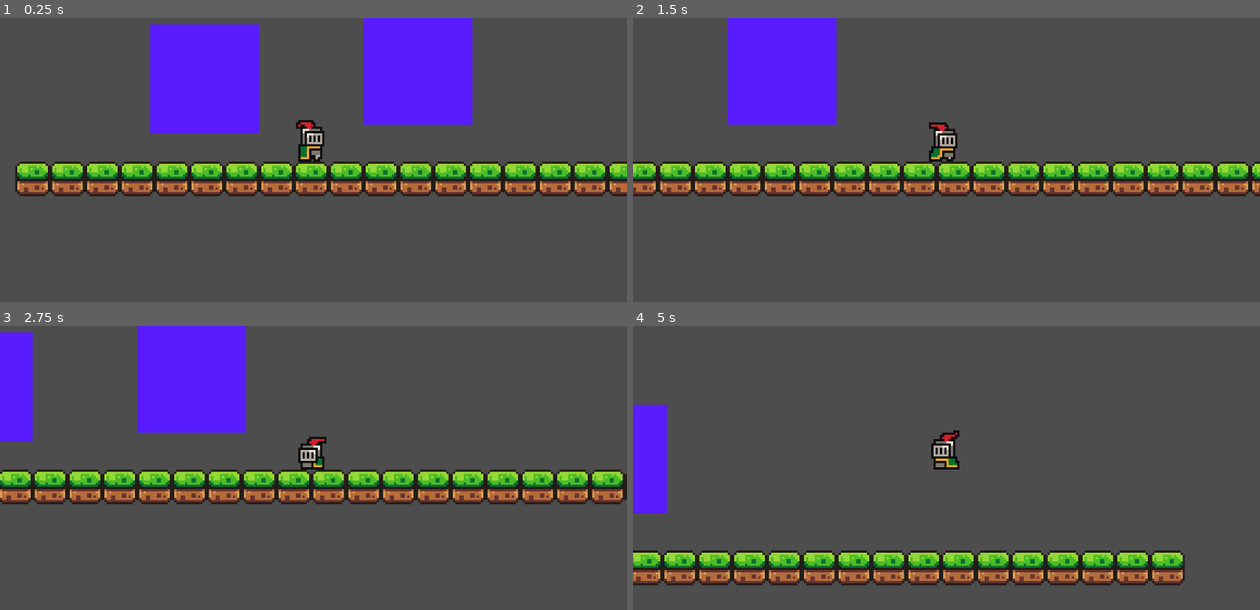
Above: before the commit, frames 1-4 (two rows, left to right).
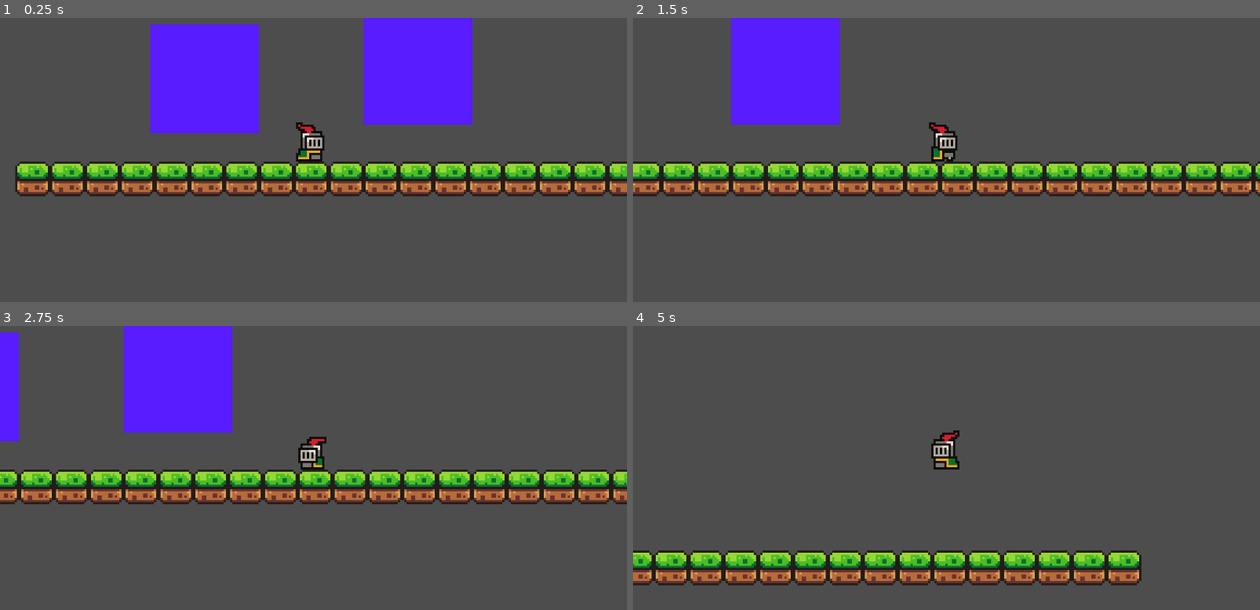
Above: after the commit, the same moments.

Repository: BastianLorsch/emu_game
Game: Godot game, scene res://scenes/game.tscn
Same seed, same stepped clock (60 frames per second), same inputs: the game is played once before the commit and once after it.
Inputs:
- Up to frame 1 (0.25 s): no input
- Up to frame 2 (1.5 s): hold Down (crouch) 0.53-1.28 s; hold D (move_right) from 0.53 s (still down); tap Space (jump) at 0.77, 1.07 s; tap E (roll, bound only after the commit) at 0.8, 1.35 s
- Up to frame 3 (2.75 s): tap Space (jump) at 1.52, 1.55, 1.82, 2.1 s; release D (move_right) at 2.03 s; hold A (move_left) from 2.03 s (still down); hold Down (crouch) from 2.03 s (still down)
- Up to frame 4 (5 s): release A (move_left) at 2.78 s; release Down (crouch) at 2.78 s; hold D (move_right) 2.78-4.28 s; tap Down (crouch) at 2.85, 4.35 s; tap Space (jump) at 3.02, 3.32, 3.77, 3.8, 4.07, 4.52, 4.82 s; tap E (roll, bound only after the commit) at 3.05, 3.6 s; hold A (move_left) from 4.28 s (still down)

The runs differ from the first frame. In frame 1, 0.3% of the frame differs, in the area x 47-52%, y 35-51%; in frame 2, 5.7%; in frame 3, 9.5%, in the area x 0-100%, y 0-63%; in frame 4, 8.4%.

Commit message:
first commit of working state machine

Diff:
--- /dev/null
+++ b/PlayerState.gd
@@ -0,0 +1,11 @@
+extends Node
+
+
+# Called when the node enters the scene tree for the first time.
+func _ready() -> void:
+	pass # Replace with function body.
+
+
+# Called every frame. 'delta' is the elapsed time since the previous frame.
+func _process(delta: float) -> void:
+	pass
--- a/project.godot
+++ b/project.godot
@@ -40,6 +40,12 @@
 "deadzone": 0.5,
 "events": [Object(InputEventKey,"resource_local_to_scene":false,"resource_name":"","device":-1,"window_id":0,"alt_press …(195 unchanged characters)…
 , Object(InputEventKey,"resource_local_to_scene":false,"resource_name":"","device":-1,"window_id":0,"alt_pressed":false …(183 unchanged characters)…
+, Object(InputEventKey,"resource_local_to_scene":false,"resource_name":"","device":-1,"window_id":0,"alt_pressed":false,"shift_pressed":false,"ctrl_pressed":false,"meta_pressed":false,"pressed":false,"keycode":0,"physical_keycode":4194325,"key_label":0,"unicode":0,"location":0,"echo":false,"script":null)
+]
+}
+roll={
+"deadzone": 0.5,
+"events": [Object(InputEventKey,"resource_local_to_scene":false,"resource_name":"","device":-1,"window_id":0,"alt_pressed":false,"shift_pressed":false,"ctrl_pressed":false,"meta_pressed":false,"pressed":false,"keycode":0,"physical_keycode":69,"key_label":0,"unicode":101,"location":0,"echo":false,"script":null)
 ]
 }
 
--- a/scenes/player.tscn
+++ b/scenes/player.tscn
@@ -1,8 +1,13 @@
-[gd_scene load_steps=29 format=3 uid="uid://bnnewvqxce12c"]
+[gd_scene load_steps=42 format=3 uid="uid://bnnewvqxce12c"]
 
 [ext_resource type="Texture2D" uid="uid://d2yh00f87imi0" path="res://assets/sprites (placeholder)/knight.png" id="1_bae43"]
-[ext_resource type="Script" path="res://scribts/player.gd" id="1_qjbkn"]
+[ext_resource type="Script" path="res://scribts/stateMachine/player_state_controled.gd" id="1_j53wj"]
 [ext_resource type="Shape2D" uid="uid://ce73qwd7qbt4k" path="res://resources/player_standing_collisionshape.tres" id="3_iv40j"]
+[ext_resource type="Script" path="res://scribts/stateMachine/idle_state.gd" id="4_7ia76"]
+[ext_resource type="Script" path="res://scribts/stateMachine/run_state.gd" id="5_6f7sh"]
+[ext_resource type="Script" path="res://scribts/stateMachine/jump_state.gd" id="6_75cwk"]
+[ext_resource type="Script" path="res://scribts/stateMachine/roll_state.gd" id="7_y34yc"]
+[ext_resource type="Script" path="res://scribts/stateMachine/crouch_state.gd" id="8_1yt45"]
 
 [sub_resource type="AtlasTexture" id="AtlasTexture_7xpw8"]
 atlas = ExtResource("1_bae43")
@@ -35,6 +40,38 @@
 [sub_resource type="AtlasTexture" id="AtlasTexture_fdccg"]
 atlas = ExtResource("1_bae43")
 region = Rect2(64, 64, 32, 32)
+
+[sub_resource type="AtlasTexture" id="AtlasTexture_jx22k"]
+atlas = ExtResource("1_bae43")
+region = Rect2(0, 160, 32, 32)
+
+[sub_resource type="AtlasTexture" id="AtlasTexture_5joda"]
+atlas = ExtResource("1_bae43")
+region = Rect2(32, 160, 32, 32)
+
+[sub_resource type="AtlasTexture" id="AtlasTexture_k2sbj"]
+atlas = ExtResource("1_bae43")
+region = Rect2(64, 160, 32, 32)
+
+[sub_resource type="AtlasTexture" id="AtlasTexture_nh8sy"]
+atlas = ExtResource("1_bae43")
+region = Rect2(96, 160, 32, 32)
+
+[sub_resource type="AtlasTexture" id="AtlasTexture_0wmlh"]
+atlas = ExtResource("1_bae43")
+region = Rect2(128, 160, 32, 32)
+
+[sub_resource type="AtlasTexture" id="AtlasTexture_16mgp"]
+atlas = ExtResource("1_bae43")
+region = Rect2(160, 160, 32, 32)
+
+[sub_resource type="AtlasTexture" id="AtlasTexture_ljry0"]
+atlas = ExtResource("1_bae43")
+region = Rect2(192, 160, 32, 32)
+
+[sub_resource type="AtlasTexture" id="AtlasTexture_ha8vl"]
+atlas = ExtResource("1_bae43")
+region = Rect2(224, 160, 32, 32)
 
 [sub_resource type="AtlasTexture" id="AtlasTexture_8jhvx"]
 atlas = ExtResource("1_bae43")
@@ -145,6 +182,35 @@
 "loop": true,
 "name": &"jump",
 "speed": 5.0
+}, {
+"frames": [{
+"duration": 1.0,
+"texture": SubResource("AtlasTexture_jx22k")
+}, {
+"duration": 1.0,
+"texture": SubResource("AtlasTexture_5joda")
+}, {
+"duration": 1.0,
+"texture": SubResource("AtlasTexture_k2sbj")
+}, {
+"duration": 1.0,
+"texture": SubResource("AtlasTexture_nh8sy")
+}, {
+"duration": 1.0,
+"texture": SubResource("AtlasTexture_0wmlh")
+}, {
+"duration": 1.0,
+"texture": SubResource("AtlasTexture_16mgp")
+}, {
+"duration": 1.0,
+"texture": SubResource("AtlasTexture_ljry0")
+}, {
+"duration": 1.0,
+"texture": SubResource("AtlasTexture_ha8vl")
+}],
+"loop": true,
+"name": &"roll",
+"speed": 10.0
 }, {
 "frames": [{
 "duration": 1.0,
@@ -201,17 +267,16 @@
 }]
 
 [node name="Player" type="CharacterBody2D"]
-script = ExtResource("1_qjbkn")
+script = ExtResource("1_j53wj")
+
+[node name="CollisionShape2D" type="CollisionShape2D" parent="."]
+position = Vector2(0, -8)
+shape = ExtResource("3_iv40j")
 
 [node name="AnimatedSprite2D" type="AnimatedSprite2D" parent="."]
 position = Vector2(0, -12)
 sprite_frames = SubResource("SpriteFrames_t76l6")
-animation = &"idle"
-autoplay = "idle"
-
-[node name="CollisionShape2D" type="CollisionShape2D" parent="."]
-position = Vector2(0, -8)
-shape = ExtResource("3_iv40j")
+animation = &"roll"
 
 [node name="CrouchRayCast_1" type="RayCast2D" parent="."]
 position = Vector2(-5, -8)
@@ -220,3 +285,18 @@
 [node name="CrouchRayCast_2" type="RayCast2D" parent="."]
 position = Vector2(5, -8)
 target_position = Vector2(0, -8)
+
+[node name="IdleState" type="Node" parent="."]
+script = ExtResource("4_7ia76")
+
+[node name="RunState" type="Node" parent="."]
+script = ExtResource("5_6f7sh")
+
+[node name="JumpState" type="Node" parent="."]
+script = ExtResource("6_75cwk")
+
+[node name="RollState" type="Node" parent="."]
+script = ExtResource("7_y34yc")
+
+[node name="CrouchState" type="Node" parent="."]
+script = ExtResource("8_1yt45")
--- a/scribts/player.gd
+++ b/scribts/old_player_script.gd
@@ -1,13 +1,15 @@
+
 extends CharacterBody2D
 
 
-const STAND_SPEED = 130
-const CROUCH_SPEED = 130
-const JUMP_VELOCITY = -300.0
+@export var STAND_SPEED = 130
+@export var CROUCH_SPEED = 80
+@export var JUMP_VELOCITY = -300.0
 var speed = STAND_SPEED
 
 @onready var animated_sprite: AnimatedSprite2D = $AnimatedSprite2D
 
+var is_rolling = false
 var is_crouching = false
 var stuck_under_object = false
 
@@ -28,6 +30,9 @@
 	if Input.is_action_just_pressed("jump") and is_on_floor():
 		velocity.y = JUMP_VELOCITY
 
+	if Input.is_action_just_pressed("roll") and is_on_floor():
+		roll()
+
 	# Get the input direction: -1, 0, 1
 	var direction := Input.get_axis("move_left", "move_right")
 
@@ -42,6 +47,8 @@
 		if direction == 0:
 			if is_crouching:
 				animated_sprite.play("crouch")
+			elif is_rolling:
+				animated_sprite.play("roll")
 			else:
 				animated_sprite.play("idle")
 		else:
@@ -81,7 +88,7 @@
 
 # creating new functions here
 
-func crouch():
+func crouch() -> void:
 	if is_crouching:
 		return
 	else:
@@ -90,11 +97,11 @@
 		collision_shape.position.y = -6
 		speed = CROUCH_SPEED
 
-func stand():
+func stand() -> void:
 	if is_crouching == false:
 		return
 	else:
-		is_crouching = false
+		is_crouching == false
 		collision_shape.shape = standing_collisionshape
 		collision_shape.position.y = -8
 		speed = STAND_SPEED
@@ -102,3 +109,6 @@
 func headroom_free() -> bool:
 	var result = !crouch_raycast1.is_colliding() && !crouch_raycast2.is_colliding()
 	return result
+
+func roll():
+	var is_rolling = true
--- /dev/null
+++ b/scribts/stateMachine/PlayerState.gd
@@ -0,0 +1,18 @@
+# base class for all player states
+# nessessary functions for this class are defined here
+extends Node
+class_name PlayerState
+# Reference to player node controled by this state
+var player
+
+# called when entering this state
+func enter_state(player_node):
+	player = player_node
+
+# called when exiting this state
+func exit_state():
+	pass
+
+func handle_input(_delta):
+	pass # no input handling in the base state,
+	# each specific state will implement its own input handling
--- /dev/null
+++ b/scribts/stateMachine/crouch_state.gd
@@ -0,0 +1,42 @@
+extends PlayerState
+
+
+func enter_state(player_node):
+	super(player_node) # calls the same methode in parent class
+	$"../AnimatedSprite2D".play("crouch")
+	$"../CollisionShape2D".shape = preload("res://resources/player_crouching_collisionshape.tres")
+	$"../CollisionShape2D".position.y = -6
+	var stuck_under_object = false
+
+
+func handle_input(_delta):
+	var direction = Input.get_axis("move_left", "move_right")
+	if direction != 0:
+		player.velocity.x = direction * player.SPEED
+	else:
+		player.velocity.x = move_toward(player.velocity.x, 0, player.SPEED)
+
+	if direction:
+		if Input.is_action_just_released("crouch") and headroom_free():
+			player.change_state("RunState")
+
+		elif !Input.is_action_pressed("crouch") and headroom_free():
+			player.change_state("RunState")
+	else:
+		if Input.is_action_just_released("crouch") and headroom_free():
+			player.change_state("IdleState")
+
+		elif !Input.is_action_pressed("crouch") and headroom_free():
+			player.change_state("IdleState")
+
+	if Input.is_action_just_pressed("jump") and  player.is_on_floor() and headroom_free():
+		player.change_state("JumpState")
+
+	elif Input.is_action_just_pressed("roll") and  player.is_on_floor():
+		player.change_state("RollState")
+
+
+
+func headroom_free() -> bool:
+	var result = !$"../CrouchRayCast_1".is_colliding() && !$"../CrouchRayCast_2".is_colliding()
+	return result
--- /dev/null
+++ b/scribts/stateMachine/idle_state.gd
@@ -0,0 +1,22 @@
+# idle state
+extends PlayerState
+
+func enter_state(player_node):
+	super(player_node) # calls the same methode in parent class
+	player.velocity.x = 0
+	$"../AnimatedSprite2D".play("idle")
+	$"../CollisionShape2D".shape = preload("res://resources/player_standing_collisionshape.tres")
+	$"../CollisionShape2D".position.y = -8
+
+func handle_input(_delta):
+	if Input.is_action_just_pressed("jump") and player.is_on_floor():
+		player.change_state("JumpState")
+
+	elif Input.get_axis("move_left", "move_right") != 0:
+		player.change_state("RunState")
+
+	elif Input.is_action_just_pressed("roll"):
+		player.change_state("RollState")
+
+	if Input.is_action_pressed("crouch") and  player.is_on_floor():
+		player.change_state("CrouchState")
--- /dev/null
+++ b/scribts/stateMachine/jump_state.gd
@@ -0,0 +1,21 @@
+extends PlayerState
+
+var call_to_roll := false
+
+func enter_state(player_node):
+	super(player_node) # calls the same methode in parent class
+	player.velocity.y = player.JUMP_VELOCITY
+	$"../AnimatedSprite2D".play("jump")
+
+func handle_input(_delta):
+	var direction = Input.get_axis("move_left", "move_right")
+	if direction != 0:
+		player.velocity.x = direction * player.SPEED
+
+	if player.is_on_floor() and call_to_roll == true and !Input.is_action_pressed("crouch"):
+		player.change_state("RollState")
+	elif player.is_on_floor():
+		player.change_state("IdleState")
+	# if player presses "roll" mid air it's remembert to execute as soon as he is on floor (makes movement a bit smoother)
+	if Input.is_action_just_pressed("roll"):
+		call_to_roll = true
--- /dev/null
+++ b/scribts/stateMachine/player_state_controled.gd
@@ -0,0 +1,42 @@
+extends CharacterBody2D
+
+const SPEED = 130
+const JUMP_VELOCITY = -300
+
+var current_state
+var last_facing_direction = 1
+@onready var animated_sprite: AnimatedSprite2D = $AnimatedSprite2D
+
+
+func _ready() -> void:
+	change_state("IdleState") # start in idle state
+
+func change_state(new_state_name: String):
+	if current_state:
+		current_state.exit_state() # exit current state, can be used because CharacterBody2D inherits node
+	current_state = get_node(new_state_name)
+	if current_state: # ensure new state exit
+		current_state.enter_state(self) # enter new state
+
+
+func _physics_process(delta: float) -> void:
+	# update direction based on input
+	var direction = Input.get_axis("move_left", "move_right")
+	# update last facing direction
+	if direction:
+		last_facing_direction = sign(direction)
+
+	# Add the gravity.
+	if not is_on_floor():
+		velocity += get_gravity() * delta
+
+	# ensure a state is active
+	if current_state:
+		current_state.handle_input(delta) # delegate input handling to current state
+	move_and_slide()
+
+	# Flip sprite
+	if direction > 0:
+		animated_sprite.flip_h = false
+	elif direction < 0:
+		animated_sprite.flip_h = true
--- /dev/null
+++ b/scribts/stateMachine/roll_state.gd
@@ -0,0 +1,35 @@
+extends PlayerState
+
+const DASH_SPEED = 200.0
+const DASH_DURATION = 0.5
+var dash_timer = 0.0
+
+func enter_state(player_node):
+	super(player_node)
+
+	var direction = Input.get_axis("move_left", "move_right")
+	if direction == 0:
+		direction = player.last_facing_direction
+
+	player.velocity.x = direction * DASH_SPEED
+	dash_timer = DASH_DURATION
+	$"../AnimatedSprite2D".play("roll")
+	$"../CollisionShape2D".shape = preload("res://resources/player_crouching_collisionshape.tres")
+	$"../CollisionShape2D".position.y = -6
+
+func handle_input(delta):
+	dash_timer -= delta
+	if dash_timer <= 0:
+		if headroom_free():
+			if Input.get_axis("move_left", "move_right") != 0:
+				player.change_state("RunState")
+			else:
+				player.change_state("IdleState")
+		else:
+			player.change_state("CrouchState")
+	if Input.is_action_just_pressed("jump"):
+		player.change_state("JumpState")
+
+func headroom_free() -> bool:
+	var result = !$"../CrouchRayCast_1".is_colliding() && !$"../CrouchRayCast_2".is_colliding()
+	return result
--- /dev/null
+++ b/scribts/stateMachine/run_state.gd
@@ -0,0 +1,23 @@
+extends PlayerState
+
+func enter_state(player_node):
+	super(player_node) # calls the same methode in parent class
+	$"../AnimatedSprite2D".play("run")
+	$"../CollisionShape2D".shape = preload("res://resources/player_standing_collisionshape.tres")
+	$"../CollisionShape2D".position.y = -8
+
+func handle_input(_delta):
+	var direction = Input.get_axis("move_left", "move_right")
+	if direction != 0:
+		player.velocity.x = direction * player.SPEED
+	else:
+		player.change_state("IdleState")
+
+	if Input.is_action_just_pressed("jump") and  player.is_on_floor():
+		player.change_state("JumpState")
+
+	if Input.is_action_pressed("crouch") and  player.is_on_floor():
+		player.change_state("CrouchState")
+
+	elif Input.is_action_just_pressed("roll") and  player.is_on_floor():
+		player.change_state("RollState")
